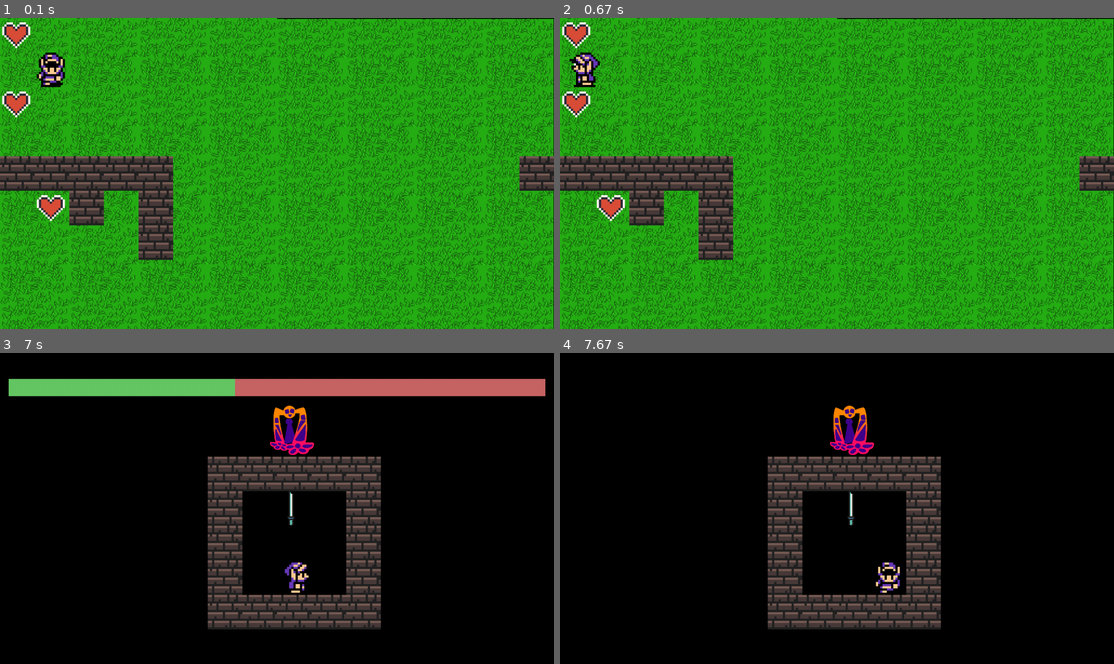
Above: before the commit, frames 1-4 (two rows, left to right).
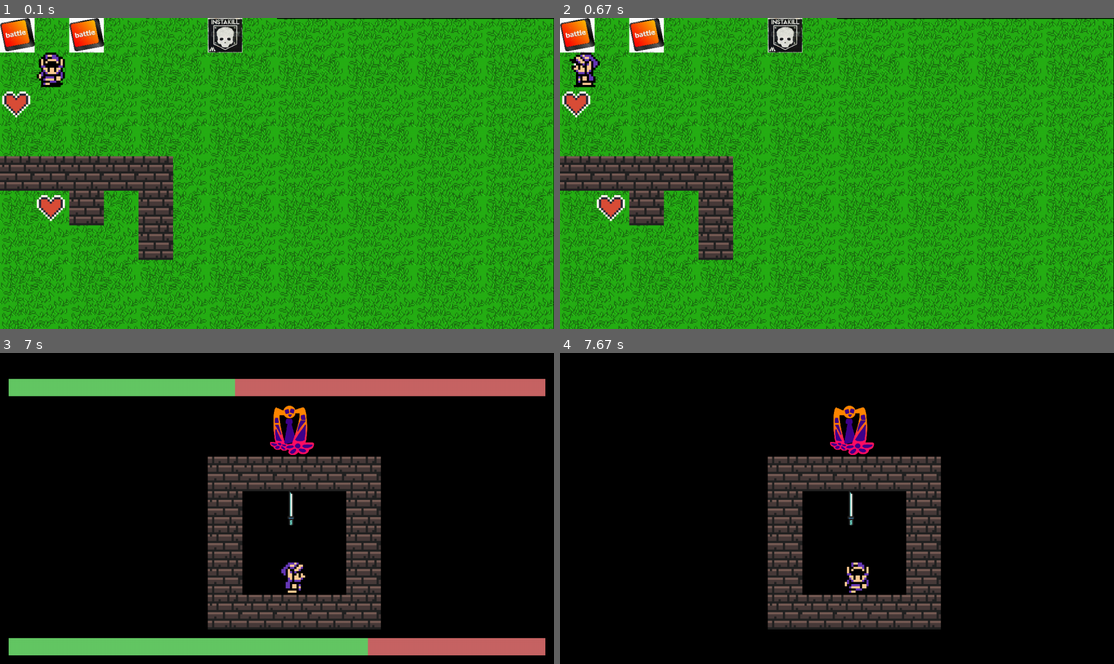
Above: after the commit, the same moments.

Repository: limelambda/pygame
Game: pygame game, started from main.py
Same seed, same stepped clock (60 frames per second), same inputs: the game is played once before the commit and once after it.
Inputs:
- Up to frame 1 (0.1 s): no input
- Up to frame 2 (0.67 s): hold Left from 0.33 s (still down)
- Up to frame 3 (7 s): release Left at 0.87 s; hold Down 0.9-1.2 s; hold Left 1.23-1.63 s; hold Up 1.67-2.03 s; hold Right 2.07-2.7 s; hold Down 2.73-3.1 s; hold Left 3.13-3.6 s; hold Right 3.63-4.1 s; hold Up 4.13-4.43 s; hold Right 4.47-4.93 s; hold Left 4.97-5.5 s; hold Down 5.53-5.83 s; hold Left 5.87-6.27 s; hold Up 6.3-6.67 s; hold Right from 6.7 s (still down)
- Up to frame 4 (7.67 s): release Right at 7.33 s; hold Down from 7.37 s (still down)

The runs differ from the first frame. In frame 1, 2.8% of the frame differs, in the area x 0-100%, y 0-56%; in frame 2, 2.8%; in frame 3, 5.8%, in the area x 1-99%, y 67-98%; in frame 4, 0.5%.

Commit message:
Changed some assets, added death and death screen

Diff:
--- /dev/null
+++ b/levels/battle.py
@@ -0,0 +1,28 @@
+from main import lvl_element, load_sprite
+global lvl_elements, player, active_encounter, move_player_center
+print("Loading battle!")
+def move_player_center():
+    player.x, player.y = 640, 480
+move_player_center()
+wall_sprite = load_sprite("assets/level_assets/wall.png")
+lvl_elements = [
+lvl_element(560,240,wall_sprite),
+lvl_element(560,560,wall_sprite),
+lvl_element(640,240,wall_sprite),
+lvl_element(640,560,wall_sprite),
+lvl_element(720,240,wall_sprite),
+lvl_element(720,560,wall_sprite),
+lvl_element(800,240,wall_sprite),
+lvl_element(800,320,wall_sprite),
+lvl_element(800,400,wall_sprite),
+lvl_element(800,480,wall_sprite),
+lvl_element(800,560,wall_sprite),
+lvl_element(480,240,wall_sprite),
+lvl_element(480,320,wall_sprite),
+lvl_element(480,400,wall_sprite),
+lvl_element(480,480,wall_sprite),
+lvl_element(480,560,wall_sprite),
+lvl_element(664,320,load_sprite("assets/weapons/katana.png", 16, 80), lambda : [i() for i in [lambda : active_encounter.damage(random.randint(15,25)),  move_player_center,]], 16, 80, True),
+active_encounter,
+lambda : screen.fill((0,0,0))
+]
--- /dev/null
+++ b/levels/game_over.py
@@ -0,0 +1,27 @@
+from main import load_lvl, lvl_element, load_sprite
+global lvl_elements, player
+player.speed = 1
+print("Loading game over scene!")
+player.x, player.y = 640, 480
+wall_sprite = load_sprite("assets/level_assets/wall.png")
+lvl_elements = [
+lvl_element(560,240,wall_sprite),
+lvl_element(560,560,wall_sprite),
+lvl_element(640,240,wall_sprite),
+lvl_element(640,560,wall_sprite),
+lvl_element(720,240,wall_sprite),
+lvl_element(720,560,wall_sprite),
+lvl_element(800,240,wall_sprite),
+lvl_element(800,320,wall_sprite),
+lvl_element(800,400,wall_sprite),
+lvl_element(800,480,wall_sprite),
+lvl_element(800,560,wall_sprite),
+lvl_element(480,240,wall_sprite),
+lvl_element(480,320,wall_sprite),
+lvl_element(480,400,wall_sprite),
+lvl_element(480,480,wall_sprite),
+lvl_element(480,560,wall_sprite),
+lvl_element(600,240,load_sprite("assets/level_assets/game_over.png", 160, 80), None, 160, 80, True),
+lvl_element(640,340,load_sprite("assets/level_assets/again.jpg", 80, 80), lambda : load_lvl("levels/lvl_1.py"), 80, 80, True),
+lambda : screen.fill((0,0,0))
+]
--- /dev/null
+++ b/levels/lvl_1.py
@@ -0,0 +1,21 @@
+from main import load_lvl, lvl_element, load_sprite
+global lvl_elements, player
+print("Loading lvl_1!")
+heart_sprite = load_sprite("assets/level_assets/heal.png")
+wall_sprite = load_sprite("assets/level_assets/wall.png")
+lvl_elements = [
+lvl_element(0,320,wall_sprite),
+lvl_element(80,320,wall_sprite),
+lvl_element(160,320,wall_sprite),
+lvl_element(240,320,wall_sprite),
+lvl_element(320,320,wall_sprite),
+lvl_element(160,400,wall_sprite),
+lvl_element(320,400,wall_sprite),
+lvl_element(320,480,wall_sprite),
+lvl_element(80,400,heart_sprite,player.heal),
+lvl_element(0,160,heart_sprite,player.heal),
+lvl_element(0,0,load_sprite("assets/level_assets/battle.jpg"),lambda : Encounter(load_sprite("assets/enemyf1.png", 120, 120),50,)),
+lvl_element(160,0,load_sprite("assets/level_assets/battle.jpg"),lambda : Encounter(load_sprite("assets/enemyf1.png", 120, 120),50,)),
+lvl_element(480,0,load_sprite("assets/level_assets/temp.jpg"), lambda : load_lvl("levels/game_over.py")),
+lambda : screen.blit(grass_background, (0, 0))
+]
--- a/main.py
+++ b/main.py
@@ -1,6 +1,5 @@
 #importing modules
-from fileinput import close
-import pygame
+import random, pygame, time
 
 #making game variables
 lvl_elements = None
@@ -41,7 +40,7 @@
         print(f"Encounter started using sprite {sprite}!")
         self.pre_encounter_coords = (player.x, player.y)
         self.pre_encounter_lvl_elements = lvl_elements
-        self.load_battle()
+        load_lvl("levels/battle.py")
         self.x_size = 80
         self.y_size = 80
 
@@ -58,6 +57,8 @@
         screen.blit(self.sprite,(self.x,self.y))
         if self.health_anim != self.health:
             self.draw_health()
+        else:
+            player.speed = 1
 
     def heal(self, amount = 25):
         if self.health + amount > 100:
@@ -65,17 +66,20 @@
         else:
             self.health += amount
 
-    def damage(self, amount = 25,):
+    def damage(self, amount = 25, enemy_retaliates = True):
         if self.health - amount < 0:
             self.health = 0
         else:
             self.health -= amount
-
-    def load_battle(self):
-        load_lvl("levels/battle")
+            if enemy_retaliates:
+                player.speed = 0
+                if random.getrandbits(2): #non 0 evaluates to True giving a 2 in 3 chance to damage player for 15-25 hp else use heal ability
+                    player.damage(random.randint(15,25))
+                else:
+                    self.heal(random.randint(15,25))
 
 class Player:
-    def __init__(self, x, y, sprites, health = 100, inventory = [], x_speed = 0, y_speed = 0, direction = "down"):
+    def __init__(self, x, y, sprites, health = 100, inventory = [], speed = 1, x_speed = 0, y_speed = 0, direction = "down"):
         self.x = x
         self.y = y
         self.sprites = sprites
@@ -86,6 +90,7 @@
         self.health_anim = health
         self.x_speed = x_speed
         self.y_speed = y_speed
+        self.speed = speed
         self.direction = direction
         print(f"Player crated using sprites {sprites}!")
 
@@ -93,6 +98,10 @@
         self.health_anim += 1*(int(self.health-self.health_anim>0)-0.5)*2
         pygame.draw.rect(screen, ((200,100,100)), pygame.Rect(20, 660, 1240, 40))
         pygame.draw.rect(screen, ((100,200,100)), pygame.Rect(20, 660, 1240-(100-self.health_anim)*12.8, 40))
+        print(self.health_anim)
+        if self.health_anim == 0:
+            print("Game over")
+            load_lvl("levels/game_over.py")
 
     def do_move(self):
         global lvl_elements
@@ -170,7 +179,7 @@
     "up":"assets/player/up.png",
     "left":"assets/player/left.png",
     "right":"assets/player/right.png"},50)
-load_lvl("levels/lvl_1")
+load_lvl("levels/lvl_1.py")
 while True:
     #blit level
     lvl_elements[-1]()
@@ -189,13 +198,13 @@
                 quit()
     pressed = pygame.key.get_pressed()
     if pressed[pygame.K_UP]:
-        player.y_speed -= 1
+        player.y_speed -= player.speed
     if pressed[pygame.K_DOWN]:
-        player.y_speed += 1
+        player.y_speed += player.speed
     if pressed[pygame.K_RIGHT]:
-        player.x_speed += 1
+        player.x_speed += player.speed
     if pressed[pygame.K_LEFT]:
-        player.x_speed -= 1
+        player.x_speed -= player.speed
     player.do_move()
     player.do_blit()
     #render
Binary file added: assets/level_assets/again.jpg
Binary file added: assets/level_assets/battle.jpg
Binary file added: assets/level_assets/game_over.png
Binary file added: assets/level_assets/temp.jpg
Not shown, removed: levels/battle
Not shown, removed: levels/lvl_1
